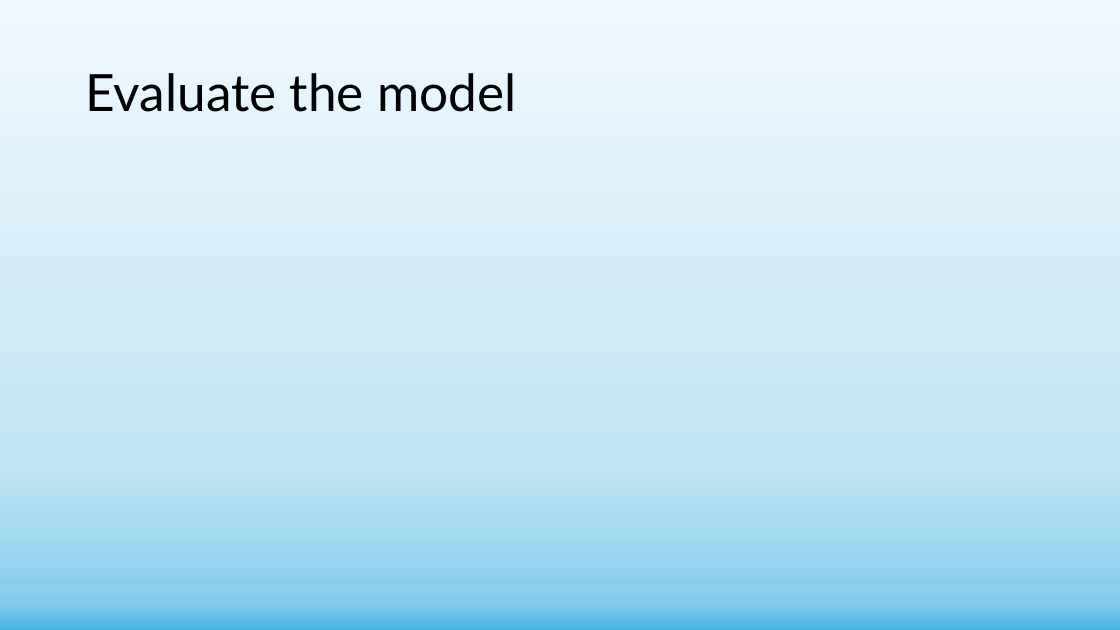
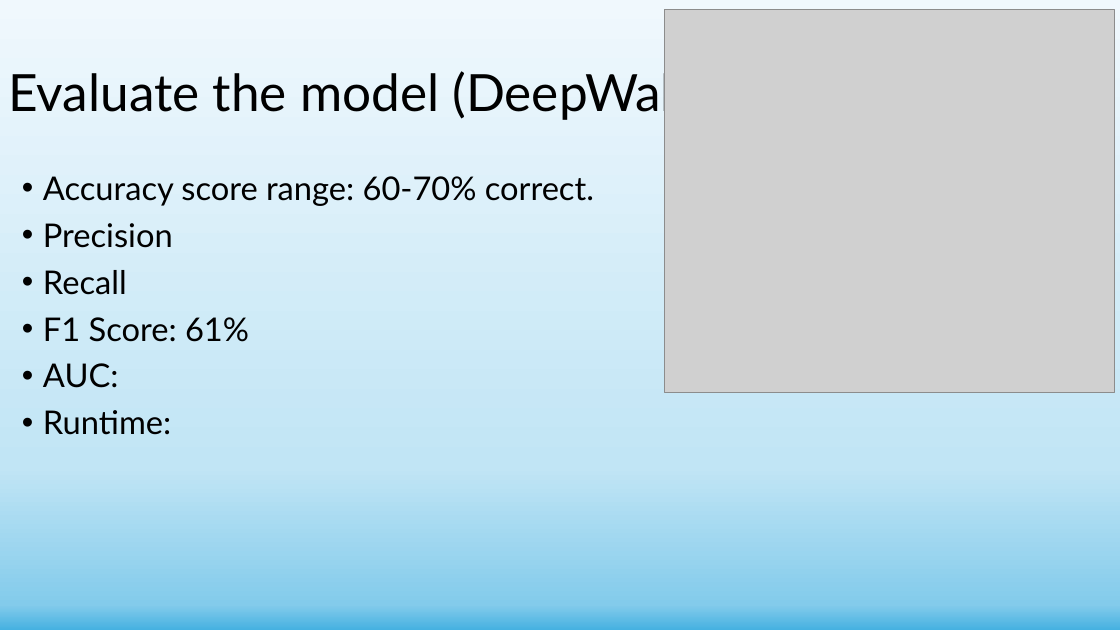
Before and after one commit to shachar700/Graph-Embedding, a slide deck: slide 16 of doc/Graph-Embedding Presentation.pptx (slide 14 before the commit). Drawn at 1120x630 pixels with LibreOffice and Linux fonts; fonts in the diff are those of the drawing; grey boxes stand for pictures. Boxes give left, top, right and bottom in pixels: in the first picture for what was removed or moved away, otherwise in the second. Text is boxed around its words. In the diff, an @@ line names an element or a change of style, - is before the commit and + after.

```diff
--- a/doc/Graph-Embedding Presentation.pptx
+++ b/doc/Graph-Embedding Presentation.pptx
@@ picture added at box(665, 9, 1114, 392) @@
@@ title at box(8, 66, 712, 120): text changed @@
-Evaluate the model
+Evaluate the model (DeepWalk)
@@ text added at box(43, 176, 594, 435), 28 pt, text #000000 @@
+• Accuracy score range: 60-70% correct.
+• Precision
+• Recall
+• F1 Score: 61%
+• AUC:
+• Runtime:
```
Also in this commit, not shown: 4 other slides changed, 2 slides added, 9 other files.
